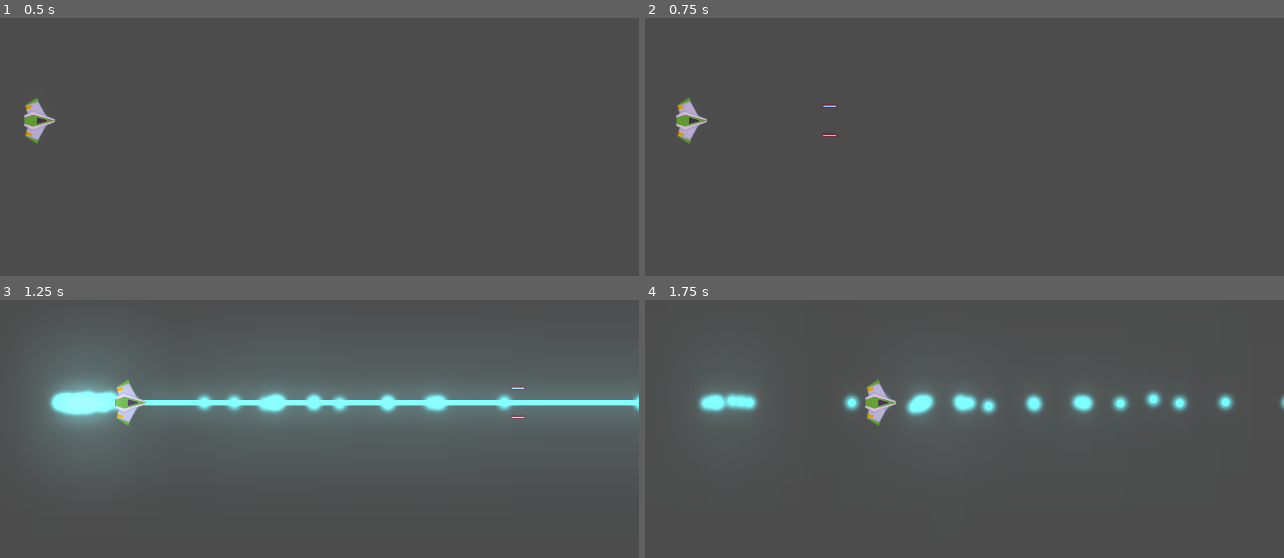
Above: before the commit, frames 1-4 (two rows, left to right).
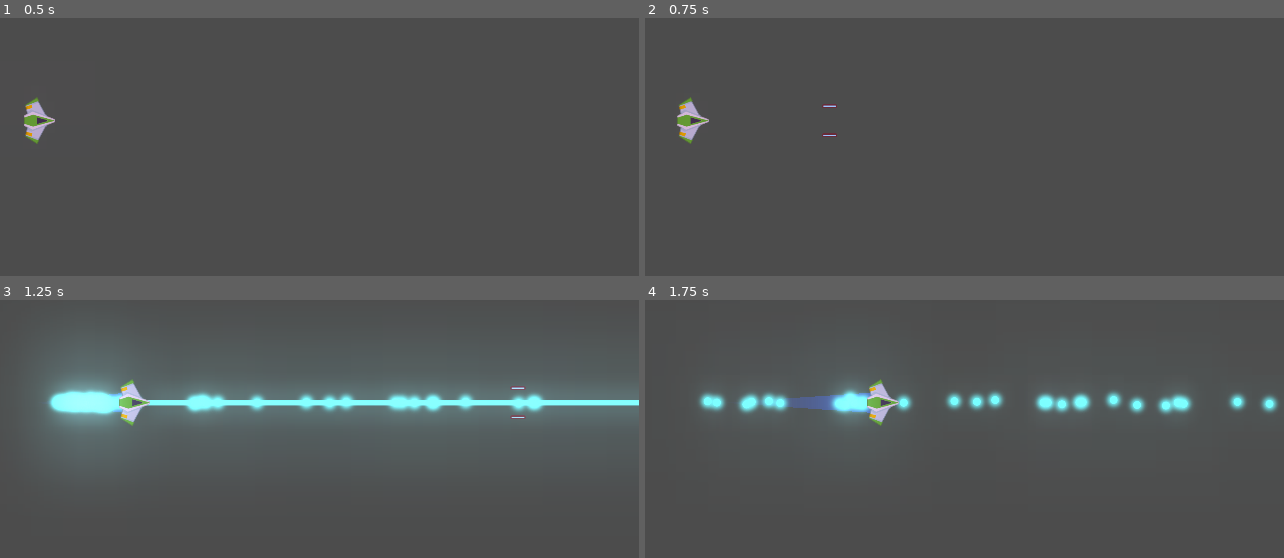
Above: after the commit, the same moments.

Repository: ismael29h/mete0rit0s-juego
Game: Godot game, scene res://Juego/Niveles/NivelTest.tscn
Two runs of this game, one before a commit and one after it. Both use one fixed random seed, a clock stepped at 60 frames per second and the inputs below.
Inputs:
- Up to frame 1 (0.5 s): no input
- Up to frame 2 (0.75 s): tap Enter at 0.5 s; hold W (mover_adelante) from 0.53 s (still down); hold Space (disparo_principal) from 0.53 s (still down)
- Up to frame 3 (1.25 s): keep holding W (mover_adelante); keep holding Space (disparo_principal); tap Shift (disparo_secundario) at 0.8 s
- Up to frame 4 (1.75 s): release W (mover_adelante) at 1.28 s; release Space (disparo_principal) at 1.28 s; tap Shift (disparo_secundario) at 1.35 s; tap S (mover_atrás) at 1.55 s

Frame 1 is identical in both runs. In frame 2, 0.2% of the frame differs, in the area x 4-11%, y 30-49%; in frame 3, 2.4%; in frame 4, 4.9%, in the area x 8-100%, y 30-49%.

Commit message:
Agregado estela de la nave Player

Diff:
--- /dev/null
+++ b/Juego/Naves/Player/Estela/Trail2D.gd
@@ -0,0 +1,115 @@
+# Draws a 2D trail using Godot's `Line2D`.
+#
+# Instantiate `Trail2D` as a child of a moving node to use it. To control the color, width curve,
+# texture, or trail width, use parameters from the `Line2D` class.
+tool
+
+class_name Estela # original: Trail2D
+extends Line2D
+
+export var is_emitting := false setget set_emitting
+
+# Distance in pixels between vertices. A higher resolution leads to more details.
+export var resolution := 5.0
+# Life of each point in seconds before it is deleted.
+export var lifetime := 0.5
+# Maximum number of points allowed on the curve.
+export var max_points := 100
+
+# Optional path to the target node to follow. If not set, the instance follows its parent.
+export var target_path: NodePath
+
+var _points_creation_time := []
+var _last_point := Vector2.ZERO
+var _clock := 0.0
+var _offset := 0.0
+
+onready var target: Node2D = get_node_or_null(target_path)
+
+
+func _ready() -> void:
+	if not target:
+		target = get_parent() as Node2D
+
+	if Engine.editor_hint:
+		set_process(false)
+		return
+
+	_offset = position.length()
+	set_as_toplevel(true)
+	clear_points()
+	position = Vector2.ZERO
+	_last_point = to_local(target.global_position) + calculate_offset()
+
+
+func _get_configuration_warning() -> String:
+	var warning := "Missing Target node: assign a Node that extends Node2D in the Target Path or make the Trail a child of a parent that extends Node2D"
+	if target:
+		warning = ""
+	return warning
+
+
+func _process(delta: float) -> void:
+	_clock += delta
+	remove_older()
+
+	if not is_emitting:
+		return
+
+	# Adding new points if necessary.
+	var desired_point := to_local(target.global_position)
+	var distance: float = _last_point.distance_to(desired_point)
+	if distance > resolution:
+		add_timed_point(desired_point, _clock)
+
+
+# Creates a new point and stores its creation time.
+func add_timed_point(point: Vector2, time: float) -> void:
+	add_point(point + calculate_offset())
+	_points_creation_time.append(time)
+	_last_point = point
+	if get_point_count() > max_points:
+		remove_first_point()
+
+
+# Calculates the offset of the trail from its target.
+func calculate_offset() -> Vector2:
+	return - 1.0 * polar2cartesian(1.0, target.rotation).rotated(- PI / 2) * _offset
+
+
+# Removes the first point in the line and the corresponding time.
+func remove_first_point() -> void:
+	if get_point_count() > 1:
+		remove_point(0)
+	_points_creation_time.pop_front()
+
+
+# Remove points older than `lifetime`.
+func remove_older() -> void:
+	for creation_time in _points_creation_time:
+		var delta = _clock - creation_time
+		if delta > lifetime:
+			remove_first_point()
+		# Points in `_points_creation_time` are ordered from oldest to newest so as soon as a point
+		# isn't older than `lifetime`, we know all remaining points should stay as well.
+		else:
+			break
+
+
+func set_emitting(emitting: bool) -> void:
+	is_emitting = emitting
+	if Engine.editor_hint:
+		return
+
+	if not is_inside_tree():
+		yield(self, "ready")
+
+	if is_emitting:
+		clear_points()
+		_points_creation_time.clear()
+		_last_point = to_local(target.global_position) + calculate_offset()
+
+
+# setter
+func set_max_points(puntos:int) -> void:
+	max_points = puntos
--- /dev/null
+++ b/Juego/Naves/Player/Estela/Trail2D.tscn
@@ -0,0 +1,19 @@
+[gd_scene load_steps=4 format=2]
+
+[ext_resource path="res://Juego/Naves/Player/Estela/Trail2D.gd" type="Script" id=1]
+
+[sub_resource type="Curve" id=1]
+_data = [ Vector2( 0, 0 ), 0.0, 1.0, 0, 1, Vector2( 1, 1 ), 1.0, 0.0, 1, 0 ]
+
+[sub_resource type="Gradient" id=2]
+colors = PoolColorArray( 0.294118, 0.356863, 0.670588, 0, 0.294118, 0.356863, 0.670588, 1 )
+
+[node name="Trail2D" type="Line2D"]
+points = PoolVector2Array( 0, 0, 60, 0 )
+width = 50.0
+width_curve = SubResource( 1 )
+gradient = SubResource( 2 )
+joint_mode = 2
+script = ExtResource( 1 )
+is_emitting = true
+lifetime = 0.8
--- a/Juego/Naves/Player/Player.gd
+++ b/Juego/Naves/Player/Player.gd
@@ -4,12 +4,15 @@
 
 export var potencia_motor:int = 20
 export var potencia_rotacion:int = 280
+export var estela_maxima:int = 100
+
 
 var empuje:Vector2 = Vector2.ZERO
 var dir_rotacion:int = 0
 
 onready var canion:Canion = $Canion
 onready var laser:RayoLaser = $LaserBeam2D
+onready var estela:Estela = $PuntoEstela/Trail2D
 
 
 func _integrate_forces(state: Physics2DDirectBodyState) -> void:
@@ -22,17 +25,21 @@
 	#print(rad2deg(rotation))
 	#print(empuje.rotated(rotation))
 
-func _process(delta: float) -> void:
-	player_input()
+#func _process(delta: float) -> void:
+	#player_input()
 
 
-func player_input() -> void:
+
+#func player_input() -> void:
+func _unhandled_input(event: InputEvent) -> void:
 	# empuje
 	empuje = Vector2.ZERO
 	if Input.is_action_pressed("mover_adelante"):
 		empuje = Vector2(potencia_motor, 0)
+		estela.set_max_points(estela_maxima)
 	elif Input.is_action_pressed("mover_atrás"):
 		empuje = Vector2(-potencia_motor, 0)
+		estela.set_max_points(0)
 
 	# rotación
 	dir_rotacion = 0
@@ -43,7 +50,9 @@
 
 	# disparar
 	if Input.is_action_pressed("disparo_principal"):
-		canion.set_esta_disparando(true)
+		# el disparo principal no se realizará si el disparo secundario está activo
+		if not laser.is_casting:
+			canion.set_esta_disparando(true)
 	if Input.is_action_just_released("disparo_principal"):
 		canion.set_esta_disparando(false)
 
@@ -52,4 +61,6 @@
 		if laser.is_casting:
 			laser.set_is_casting(false)
 		else:
+			# el disparo secundario anula el disparo principal
+			canion.set_esta_disparando(false)
 			laser.set_is_casting(true)
--- a/Juego/Naves/Player/Player.tscn
+++ b/Juego/Naves/Player/Player.tscn
@@ -1,8 +1,9 @@
-[gd_scene load_steps=7 format=2]
+[gd_scene load_steps=8 format=2]
 
 [ext_resource path="res://Juego/Naves/Player/player_base.png" type="Texture" id=1]
 [ext_resource path="res://Juego/Naves/Player/Player.gd" type="Script" id=2]
 [ext_resource path="res://Juego/Proyectiles/Canion.tscn" type="PackedScene" id=3]
+[ext_resource path="res://Juego/Naves/Player/Estela/Trail2D.tscn" type="PackedScene" id=4]
 [ext_resource path="res://Juego/Proyectiles/LaserBeam2D.tscn" type="PackedScene" id=5]
 
 [sub_resource type="PhysicsMaterial" id=2]
@@ -20,6 +21,7 @@
 linear_damp = 1.0
 angular_damp = 4.0
 script = ExtResource( 2 )
+estela_maxima = 500
 
 [node name="SpritePlayer" type="Sprite" parent="."]
 modulate = Color( 0.862745, 0.74902, 0.886275, 1 )
@@ -43,4 +45,10 @@
 
 [node name="LaserBeam2D" parent="." instance=ExtResource( 5 )]
 
+[node name="PuntoEstela" type="Position2D" parent="."]
+position = Vector2( -16, 0 )
+
+[node name="Trail2D" parent="PuntoEstela" instance=ExtResource( 4 )]
+target_path = NodePath("..")
+
 [editable path="Canion"]
--- a/Juego/Proyectiles/ProyectilEnemigo.tscn
+++ b/Juego/Proyectiles/ProyectilEnemigo.tscn
@@ -4,6 +4,5 @@
 
 [node name="ProyectilEnemigo" instance=ExtResource( 1 )]
 z_index = 39
-z_as_relative = false
 collision_layer = 16
 collision_mask = 5
--- a/Juego/Proyectiles/ProyectilPlayer.tscn
+++ b/Juego/Proyectiles/ProyectilPlayer.tscn
@@ -4,7 +4,6 @@
 
 [node name="ProyectilPlayer" instance=ExtResource( 1 )]
 z_index = 40
-z_as_relative = false
 collision_layer = 8
 collision_mask = 6
 
--- a/project.godot
+++ b/project.godot
@@ -13,6 +13,11 @@
 "class": "Canion",
 "language": "GDScript",
 "path": "res://Juego/Proyectiles/Canion.gd"
+}, {
+"base": "Line2D",
+"class": "Estela",
+"language": "GDScript",
+"path": "res://Juego/Naves/Player/Estela/Trail2D.gd"
 }, {
 "base": "Node2D",
 "class": "Nivel",
@@ -36,6 +41,7 @@
 } ]
 _global_script_class_icons={
 "Canion": "",
+"Estela": "",
 "Nivel": "",
 "Player": "",
 "Proyectil": "",
